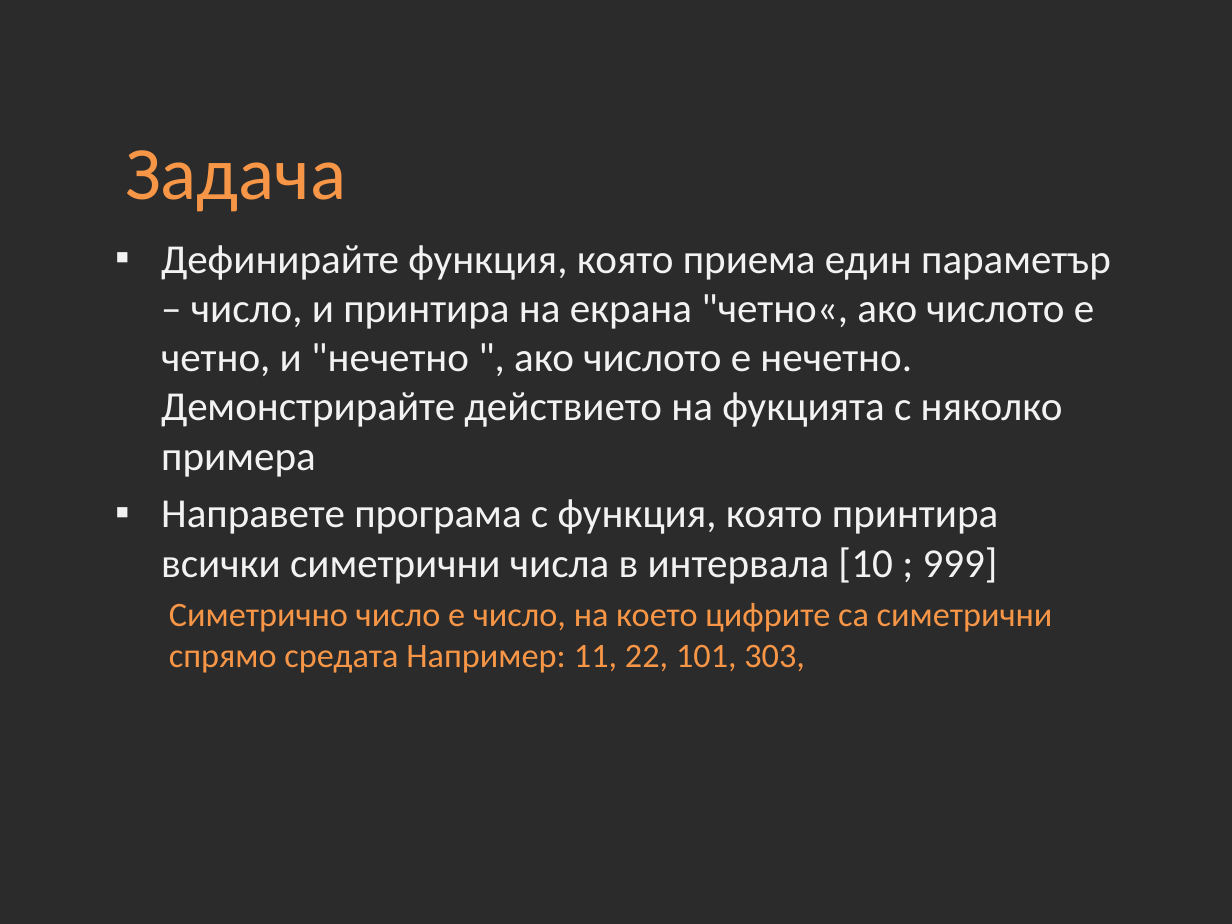
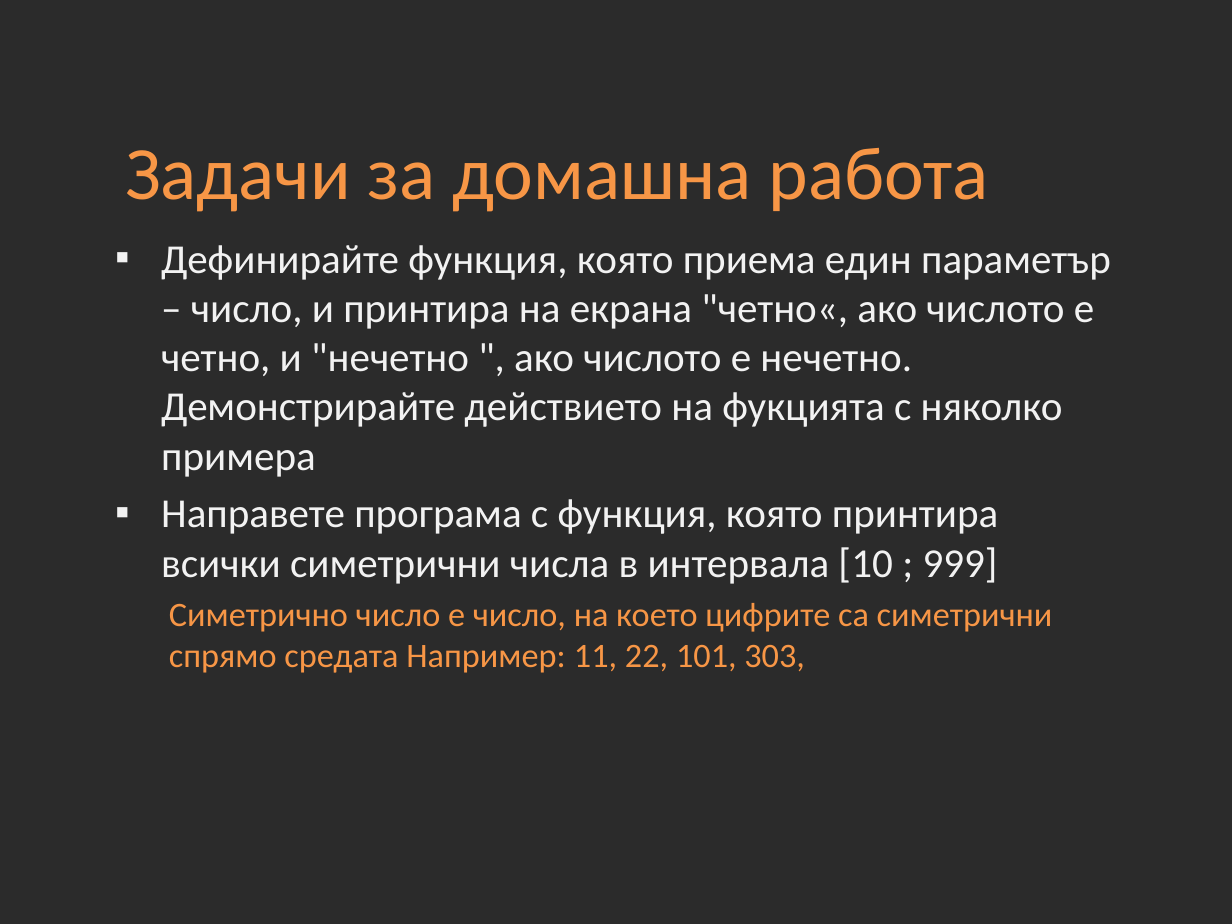
Before and after one commit to Academy-Soft-Intellect/Java-Course, a slide deck: slide 32 of 08-Methods-and-Recursion.pptx (slide 31 before the commit). Drawn at 1232x924 pixels with LibreOffice and Linux fonts; fonts in the diff are those of the drawing; background and template pictures are left out; a plain dark background stands for a picture behind light text. Boxes give left, top, right and bottom in pixels: in the first picture for what was removed or moved away, otherwise in the second. Text is boxed around its words. In the diff, an @@ line names an element or a change of style, - is before the commit and + after.

```diff
--- a/08-Methods-and-Recursion.pptx
+++ b/08-Methods-and-Recursion.pptx
@@ title at [125,148,989,212]: text changed @@
-Задачa
+Задачи за домашна работа
```
Also in this commit, not shown: 4 other slides changed, 1 slide added, 5 other files.
